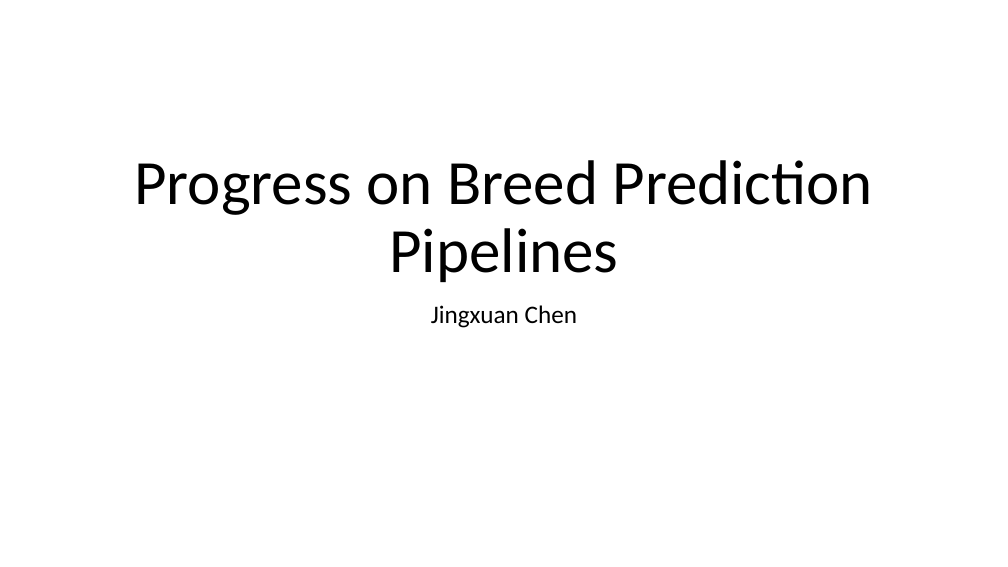
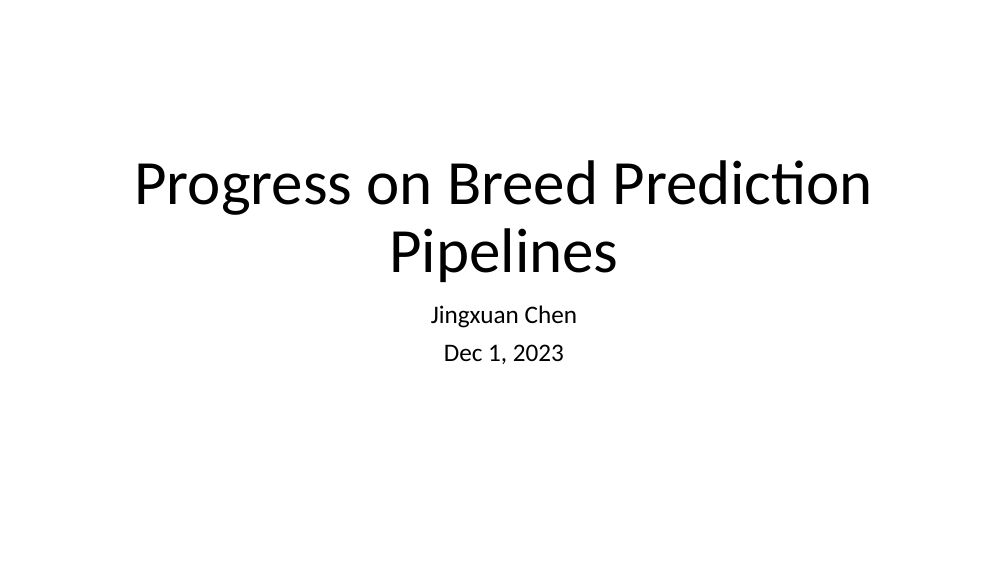
Before and after one commit to JingxuanChen7/canine_tumor_wes, a slide deck: slide 1 of doc/LabMeeting120123.pptx. Drawn at 1008x567 pixels with LibreOffice and Linux fonts; fonts in the diff are those of the drawing. Boxes give left, top, right and bottom in pixels: in the first picture for what was removed or moved away, otherwise in the second. Text is boxed around its words. In the diff, an @@ line names an element or a change of style, - is before the commit and + after.

```diff
--- a/doc/LabMeeting120123.pptx
+++ b/doc/LabMeeting120123.pptx
@@ subtitle at [444,344,564,364]: paragraph added @@
+Dec 1, 2023
```
Also in this commit, not shown: 7 other slides changed, 5 slides added, 1 other file.
